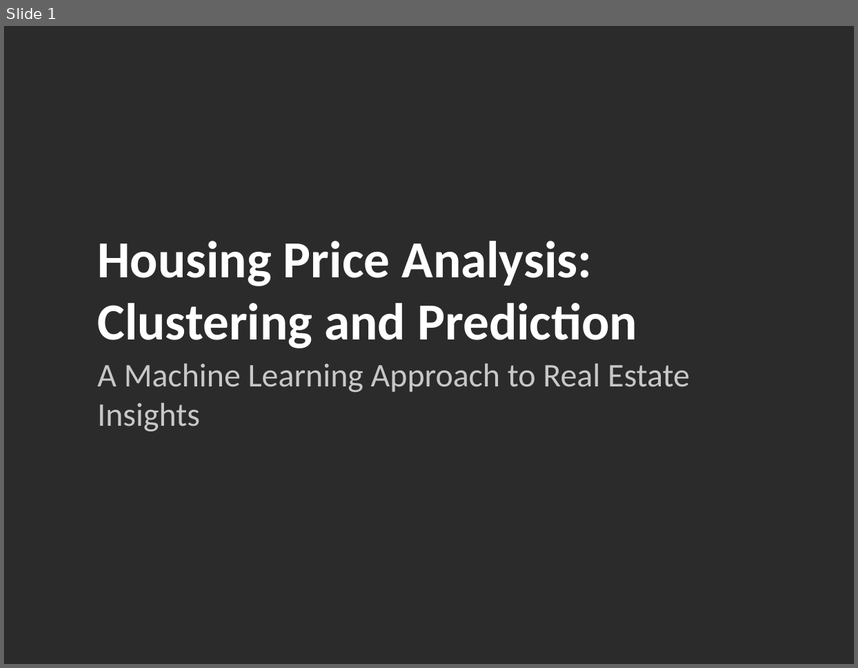
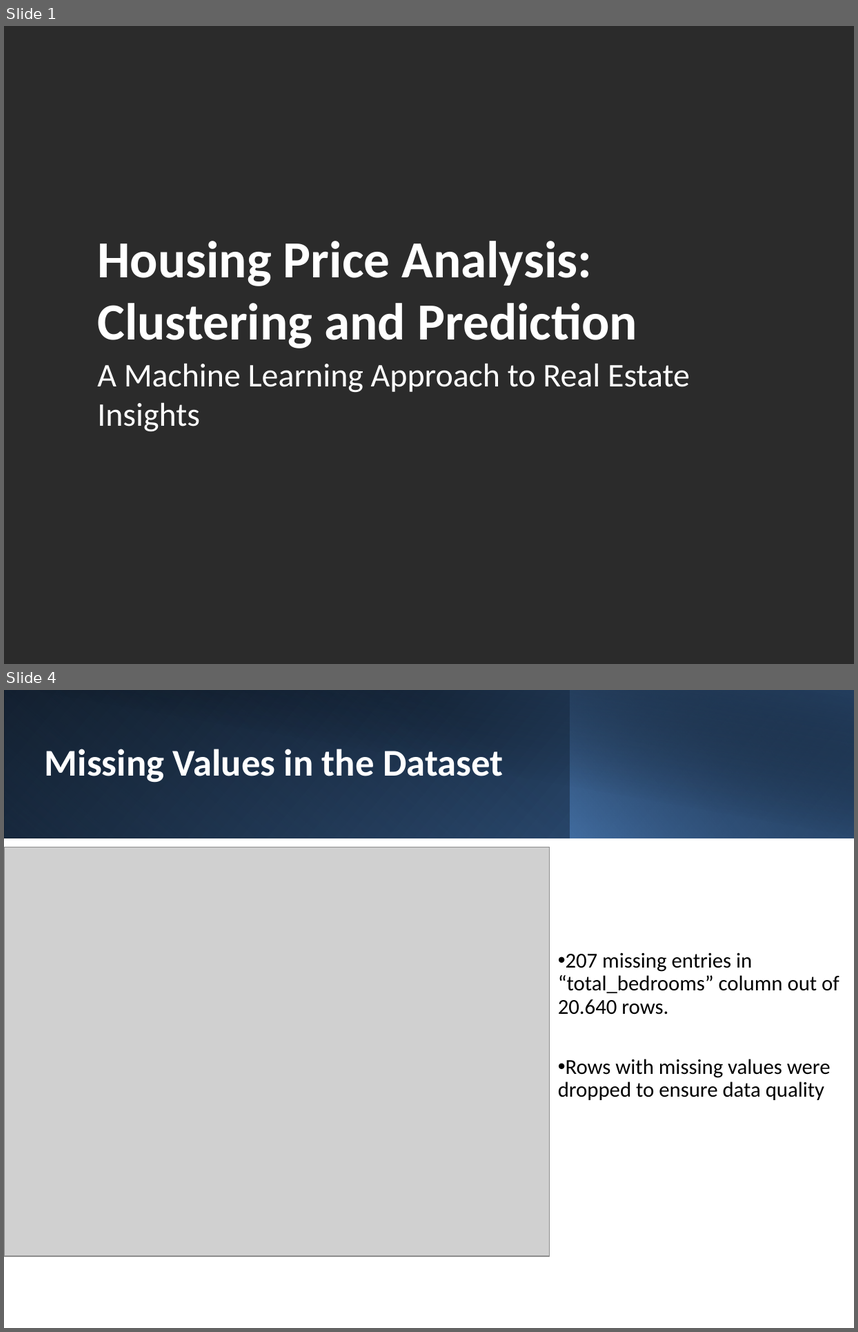
Before and after one commit to Niccolo901/Artificial_intelligence_repo, a slide deck: Housing_Price_Analysis_Presentation.pptx. Shown one above the other, each under a label of ours: slide 1 before the commit, slides 1 and 4 after it; the slides between them are not shown. The pictures are 858x668 and 858x1332 pixels, drawn with LibreOffice and Linux fonts; fonts in the diff are those of the drawing; grey boxes stand for pictures; background and template pictures are left out; a plain dark background stands for a picture behind light text. Boxes give left, top, right and bottom in pixels: in the first picture for what was removed or moved away, otherwise in the second. Text is boxed around its words. In the diff, an @@ line names an element or a change of style, - is before the commit and + after.

```diff
--- a/Housing_Price_Analysis_Presentation.pptx
+++ b/Housing_Price_Analysis_Presentation.pptx
@@ slide 4 added at box(4, 690, 854, 1328), background #FFFFFF @@
@@ rectangle added at box(4, 690, 854, 838), fill gradient #000000 to #376092 @@
@@ rectangle added at box(4, 690, 570, 838), fill gradient #4F81BD to #254061 @@
@@ rectangle added at box(36, 690, 854, 839), fill gradient #000000 to #254061 @@
@@ rectangle added at box(570, 690, 854, 838), fill gradient #4F81BD to #000000 @@
@@ text added at box(45, 749, 504, 782), 32 pt, text #FFFFFF, bold @@
+Missing Values in the Dataset
@@ picture added at box(4, 847, 550, 1255) @@
@@ text added at box(558, 953, 840, 1100), 18 pt, text #000000 @@
+• 207 missing entries in “total_bedrooms” column out of 20.640 rows.
+• Rows with missing values were dropped to ensure data quality
@@ slide 1 changed as well @@
@@ text "A Machine Learning Approach to ..." at box(97, 363, 690, 432): text colour #C8C8C8 to #FFFFFF @@
```
Also in this commit, not shown: 2 other slides changed, 19 other slides added, 6 slides removed, 12 other files.
